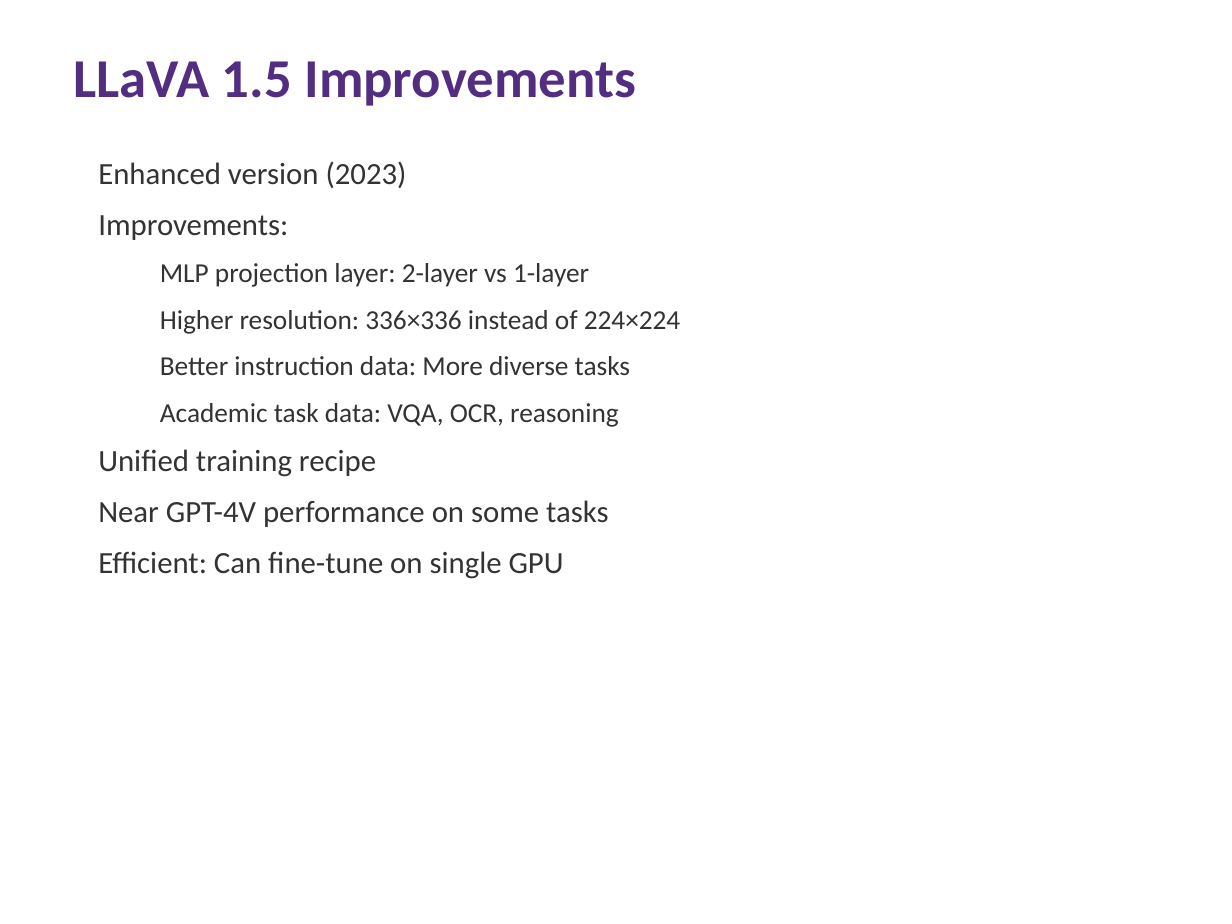
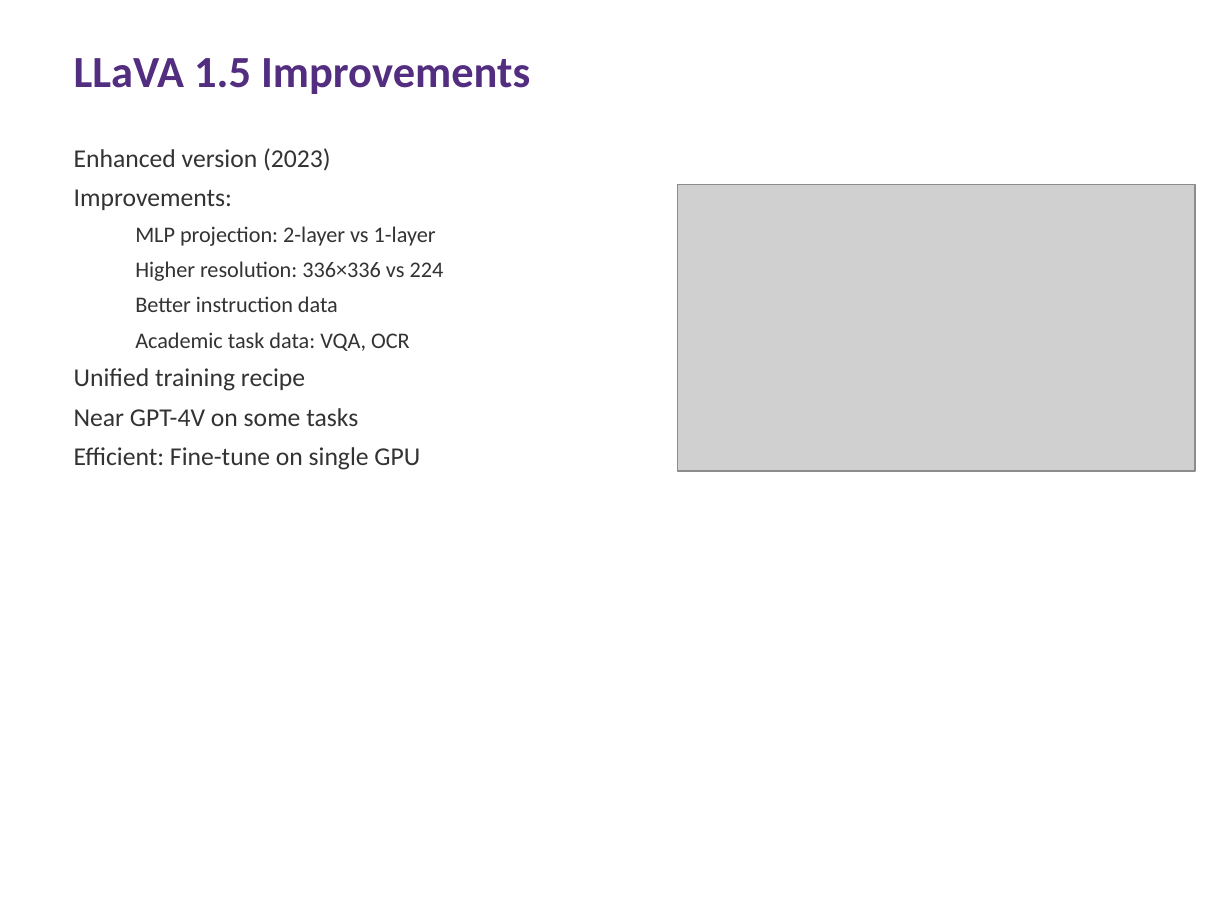
Before and after one commit to ai4he/experiments, a slide deck: slide 32 of Multimodal_LLM_Lecture.pptx. Drawn at 1232x924 pixels with LibreOffice and Linux fonts; fonts in the diff are those of the drawing; grey boxes stand for pictures. Boxes give left, top, right and bottom in pixels: in the first picture for what was removed or moved away, otherwise in the second. Text is boxed around its words. In the diff, an @@ line names an element or a change of style, - is before the commit and + after.

```diff
--- a/Multimodal_LLM_Lecture.pptx
+++ b/Multimodal_LLM_Lecture.pptx
@@ text "LLaVA 1.5 Improvements" at box(74, 58, 530, 94): size 32 to 26 pt @@
@@ text "Enhanced version (2023)": place and size @@
-text "Enhanced version (2023)" at box(98, 162, 681, 579)
+text "Enhanced version (2023)" at box(74, 148, 444, 470)
@@ text at box(74, 148, 330, 391): size 18 to 15 pt in "Enhanced version (2023)", "Improvements:", "Unified training recipe"; less space between paragraphs @@
@@ picture added at box(678, 185, 1195, 471) @@
@@ text at box(135, 226, 444, 351): text changed; size 16 to 13 pt @@
-  MLP projection layer: 2-layer vs 1-layer
-  Higher resolution: 336×336 instead of 224×224
-  Better instruction data: More diverse tasks
-  Academic task data: VQA, OCR, reasoning
+  MLP projection: 2-layer vs 1-layer
+  Higher resolution: 336×336 vs 224
+  Better instruction data
+  Academic task data: VQA, OCR
@@ text at box(74, 408, 420, 470): text changed; size 18 to 15 pt @@
-Near GPT-4V performance on some tasks
-Efficient: Can fine-tune on single GPU
+Near GPT-4V on some tasks
+Efficient: Fine-tune on single GPU
```
Also in this commit, not shown: 77 other slides changed, 2 other files.
